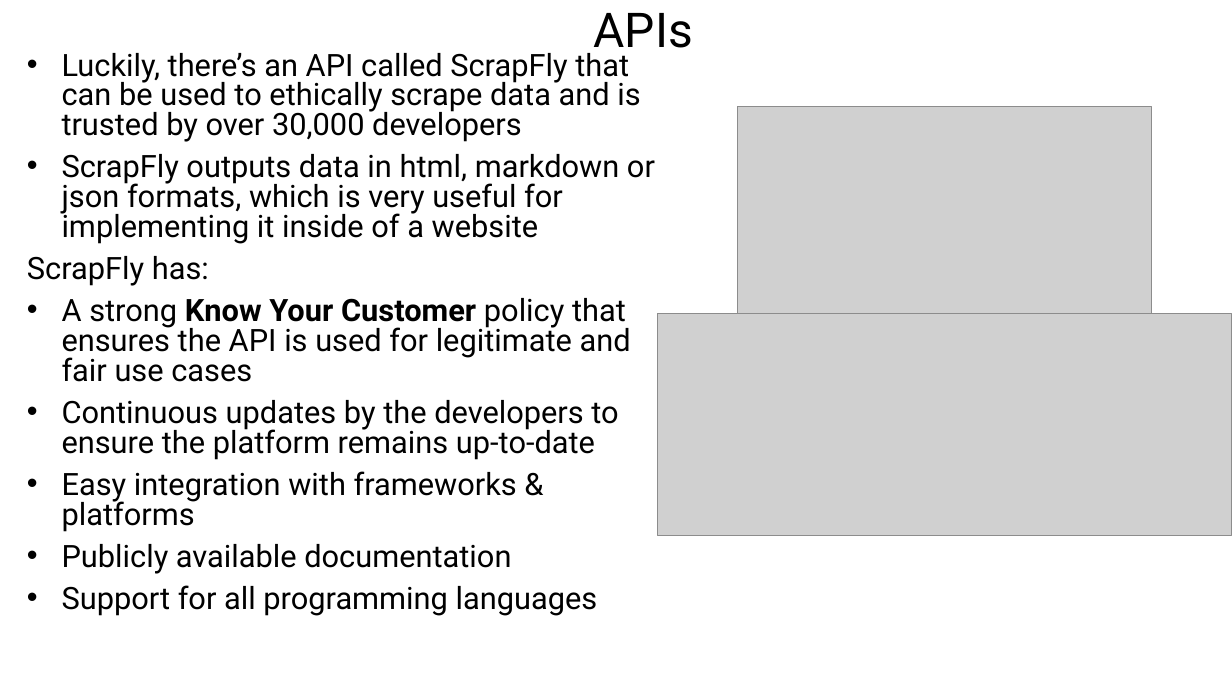
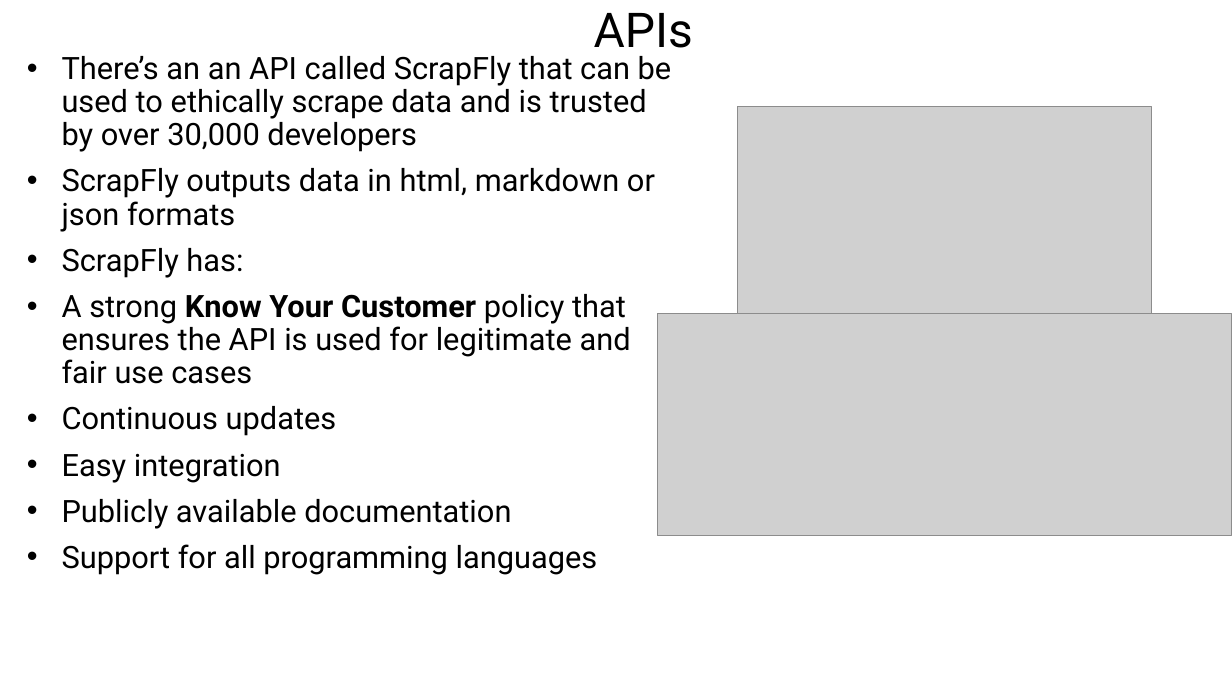
Before and after one commit to Jormungandr72/Cross-Website-Price-Checker, a slide deck: slide 5 of Documentation/Phase-One-Docs/CPT-200_Phase_One_Presentation.ppt. Drawn at 1232x693 pixels with LibreOffice and Linux fonts; fonts in the diff are those of the drawing; grey boxes stand for pictures. Boxes give left, top, right and bottom in pixels: in the first picture for what was removed or moved away, otherwise in the second. Text is boxed around its words. In the diff, an @@ line names an element or a change of style, - is before the commit and + after.

Commit message:
Updated Phase One Presentation
Reduced redundant text and adjusted slide count to meet requirements.

```diff
--- a/Documentation/Phase-One-Docs/CPT-200_Phase_One_Presentation.ppt
+++ b/Documentation/Phase-One-Docs/CPT-200_Phase_One_Presentation.ppt
@@ text at (62, 56, 672, 232): text changed @@
-• Luckily, there’s an API called ScrapFly that can be used to ethically scrape data and is trusted by over 30,000 developers
-• ScrapFly outputs data in html, markdown or json formats, which is very useful for implementing it inside of a website
+• There’s an an API called ScrapFly that can be used to ethically scrape data and is trusted by over 30,000 developers
+• ScrapFly outputs data in html, markdown or json formats
@@ text at (62, 248, 631, 575): bullet none to •; line spacing 0.8 to 0.9 @@
@@ text at (62, 406, 337, 483): text changed @@
-• Continuous updates by the developers to ensure the platform remains up-to-date
-• Easy integration with frameworks & platforms
+• Continuous updates
+• Easy integration
```
Also in this commit, not shown: 1 other slide changed, 1 slide removed.
